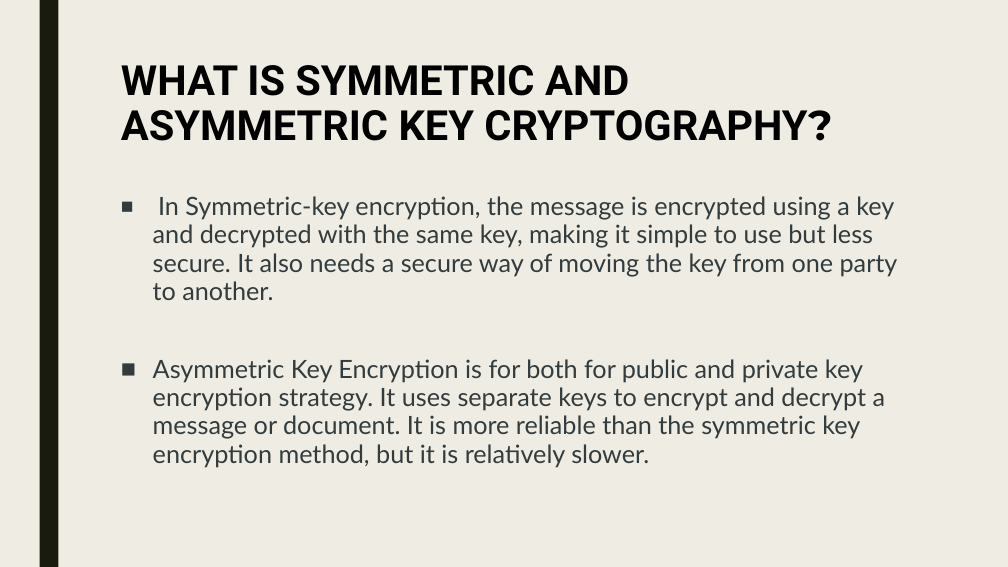
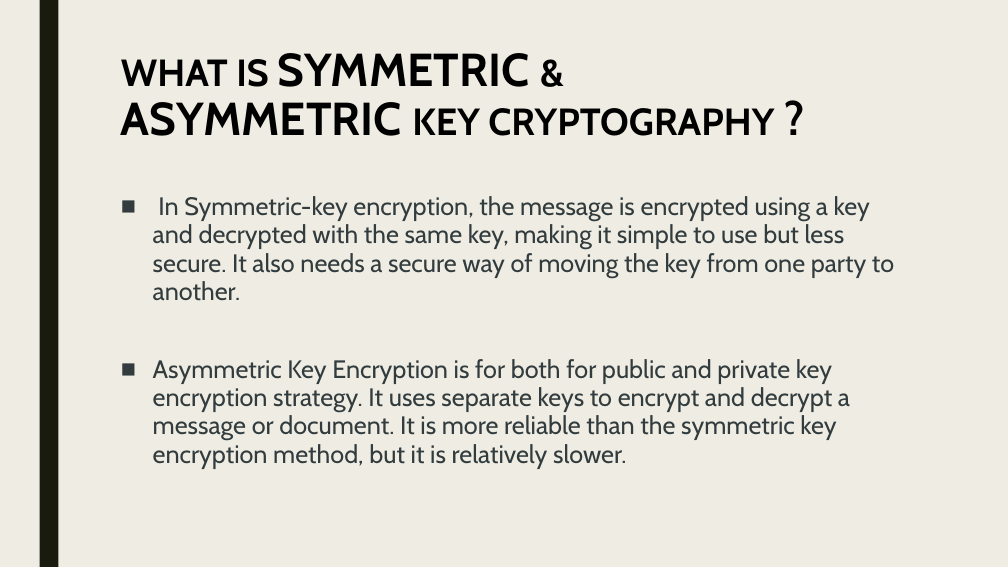
Before and after one commit to Jaidev810/ECC-Cipher, a slide deck: slide 2 of Ecc Cipher.pptx. Drawn at 1008x567 pixels with LibreOffice and Linux fonts; fonts in the diff are those of the drawing. Boxes give left, top, right and bottom in pixels: in the first picture for what was removed or moved away, otherwise in the second. Text is boxed around its words. In the diff, an @@ line names an element or a change of style, - is before the commit and + after.

```diff
--- a/Ecc Cipher.pptx
+++ b/Ecc Cipher.pptx
@@ text at <box>121,53,774,136</box>: text changed; size 39.6 to 36 pt; font Roboto to Cabin @@
-WHAT IS SYMMETRIC AND ASYMMETRIC KEY CRYPTOGRAPHY?
+WHAT IS SYMMETRIC &
+ASYMMETRIC KEY CRYPTOGRAPHY ?
@@ text "In Symmetric-key encryption, the message ..." at <box>153,196,894,469</box>: font Lato to Cabin @@
```
Also in this commit, not shown: 2 other slides changed, 4 slides added, 5 slides removed.
